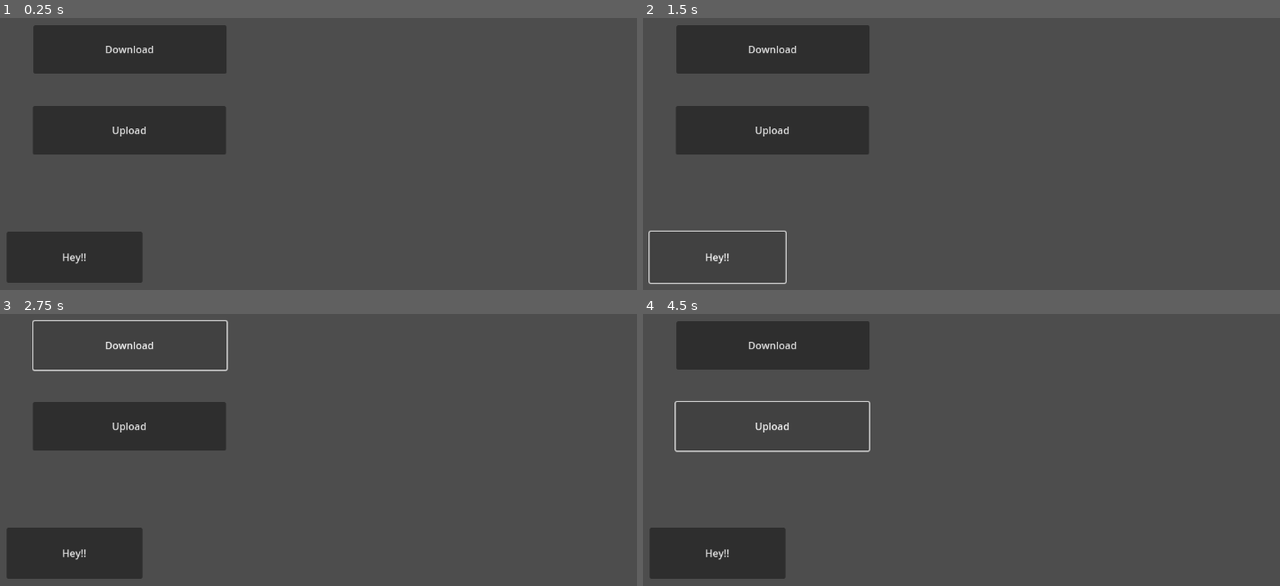
Above: before the commit, frames 1-4 (two rows, left to right).
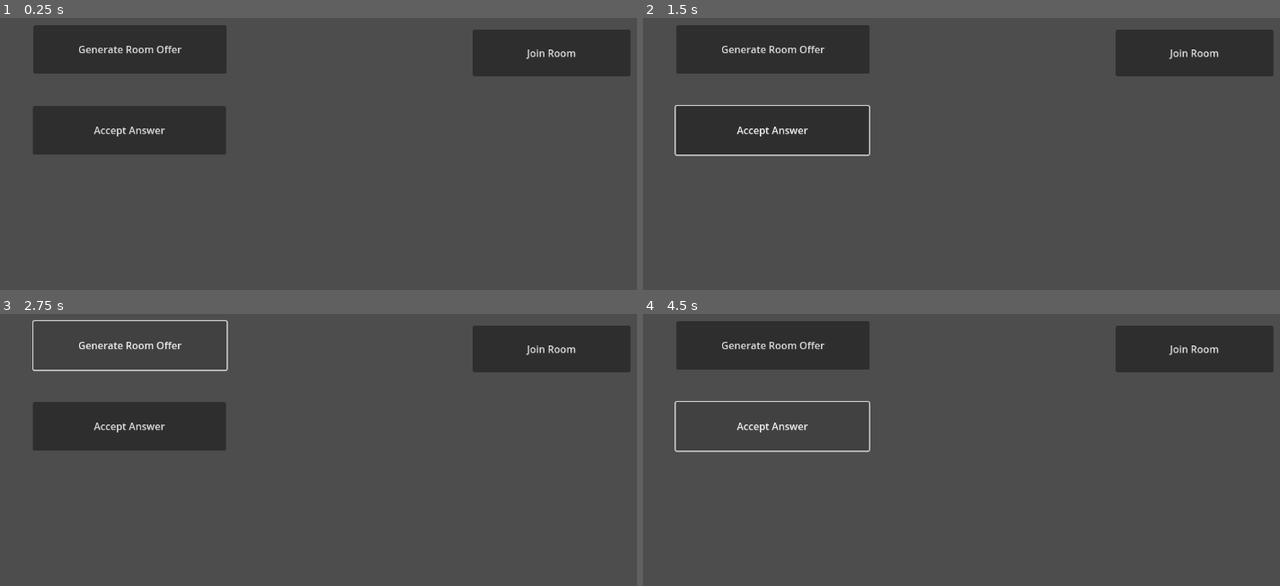
Above: after the commit, the same moments.

Repository: LegoGuy32109/godot-js-bridge
Game: Godot game, scene res://Test.tscn
The game is run twice, just before and just after one commit, with the same random seed, the same clock (stepped at 60 frames per second) and the same inputs.
Inputs (mouse positions are in pixels of both pictures, inside the frame that each line leads up to):
- Up to frame 1 (0.25 s): no input
- Up to frame 2 (1.5 s): click (770, 129) at 0.5 s, where only the run before the commit has a clickable "Upload"; click (719, 257) at 1.25 s, where only the run before the commit has a clickable "Hey!!"
- Up to frame 3 (2.75 s): click (127, 346) at 2 s, where only the run after the commit has a clickable "Generate Room Offer"
- Up to frame 4 (4.5 s): click (770, 346) at 2.75 s, where only the run before the commit has a clickable "Download"; click (1197, 349) at 3.5 s, where only the run after the commit has a clickable "Join Room"; click (770, 425) at 4.25 s, where only the run after the commit has a clickable "Accept Answer"

The runs differ from the first frame. In frame 1, 8.6% of the frame differs, in the area x 1-99%, y 4-98%; in frame 2, 5.4%; in frame 3, 8.6%; in frame 4, 8.6%.

Commit message:
use custom shell, need to work on glue code for parsing offers

Diff:
--- a/Test.gd
+++ b/Test.gd
@@ -9,7 +9,30 @@
 
 # must keep callback in global scope so it isn't discarded
 var generate_offers_callback = JavaScriptBridge.create_callback(_on_generate_offers)
-var generate_offers_func = JavaScriptBridge.get_interface("generateRoomConnections")
+func _on_generate_offers(args):
+	var result = args[0]
+	console.log(result)
+	print("Offers:", jsJSON.stringify(result))
+
+	navigator.clipboard.writeText(jsJSON.stringify(result))
+
+
+var parse_offer_callback = JavaScriptBridge.create_callback(_parse_offer_func)
+func _parse_offer_func(possible_offer_array):
+	if (possible_offer_array):
+		print("Possible Offer:", possible_offer_array)
+		console.log("Possible Offer:", JSON.stringify(possible_offer_array))
+		# var offer_pkg = jsJSON.parse(possible_offer)
+		# print(offer_pkg)
+
+
+var parse_answer_callback = JavaScriptBridge.create_callback(parse_answer_func)
+func parse_answer_func(possible_answer):
+	if (possible_answer):
+		var answer_pkg = jsJSON.parse(possible_answer)
+		if (answer_pkg.candidates && answer_pkg.description):
+			window.acceptAnswer(answer_pkg)
+
 
 func _ready():
 	if !OS.has_feature('web'):
@@ -23,27 +46,27 @@
 	navigator = JavaScriptBridge.get_interface("navigator")
 	jsJSON = JavaScriptBridge.get_interface("JSON")
 
-	window.generateRoomConnections().then(generate_offers_callback)
 
-func _on_generate_offers(args):
-	var result = args[0]
-	console.log(result)
-	print("Offers:", jsJSON.stringify(result))
-
-	navigator.clipboard.writeText(jsJSON.stringify(result))
-
-
-
-func _on_download_button():
+func _on_generate_offers_button():
 	if !OS.has_feature('web'):
 		print("Test must be run on Web export")
 		return
 
 	window.generateRoomConnections().then(generate_offers_callback)
 
-func _on_upload_button():
+func _on_join_room_button():
 	if !OS.has_feature('web'):
 		print("Test must be run on Web export")
 		return
 
-	# window.input.click()
+	print("Attempting to parse offer package")
+	navigator.clipboard.readText().then(parse_offer_callback)
+
+func _on_accept_answer_button():
+	if !OS.has_feature('web'):
+		print("Test must be run on Web export")
+		return
+
+	print("Attempting to parse answer package")
+
+	navigator.clipboard.readText().then(parse_answer_callback)
--- a/Test.tscn
+++ b/Test.tscn
@@ -5,27 +5,31 @@
 [node name="Node2D" type="Node2D"]
 script = ExtResource("1_moqa0")
 
-[node name="upload" type="Button" parent="."]
+[node name="Host Controls" type="Node2D" parent="."]
+
+[node name="accept_answer_button" type="Button" parent="Host Controls"]
 offset_left = 57.0
 offset_top = 159.0
 offset_right = 367.0
 offset_bottom = 237.0
-text = "Upload"
+text = "Accept Answer"
 
-[node name="upload" type="Button" parent="upload"]
-layout_mode = 0
-offset_left = -42.0
-offset_top = 202.0
-offset_right = 176.0
-offset_bottom = 284.0
-text = "Hey!!"
-
-[node name="download" type="Button" parent="."]
+[node name="generate_offers_button" type="Button" parent="Host Controls"]
 offset_left = 58.0
 offset_top = 29.0
 offset_right = 368.0
 offset_bottom = 107.0
-text = "Download"
+text = "Generate Room Offer"
 
-[connection signal="pressed" from="upload" to="." method="_on_upload_button"]
-[connection signal="pressed" from="download" to="." method="_on_download_button"]
+[node name="Guest Controls" type="Node2D" parent="."]
+
+[node name="join_room_button" type="Button" parent="Guest Controls"]
+offset_left = 763.0
+offset_top = 36.0
+offset_right = 1016.0
+offset_bottom = 111.0
+text = "Join Room"
+
+[connection signal="pressed" from="Host Controls/accept_answer_button" to="." method="_on_accept_answer_button"]
+[connection signal="pressed" from="Host Controls/generate_offers_button" to="." method="_on_generate_offers_button"]
+[connection signal="pressed" from="Guest Controls/join_room_button" to="." method="_on_join_room_button"]
Not shown, changed: export_presets.cfg
Not shown, added: htmlShell.html
